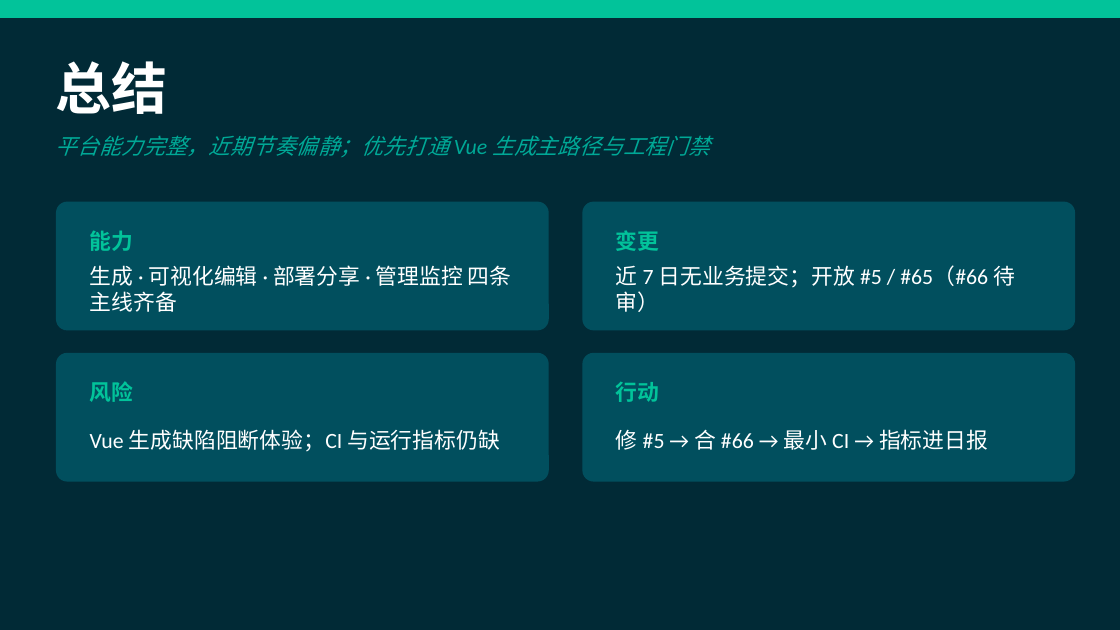
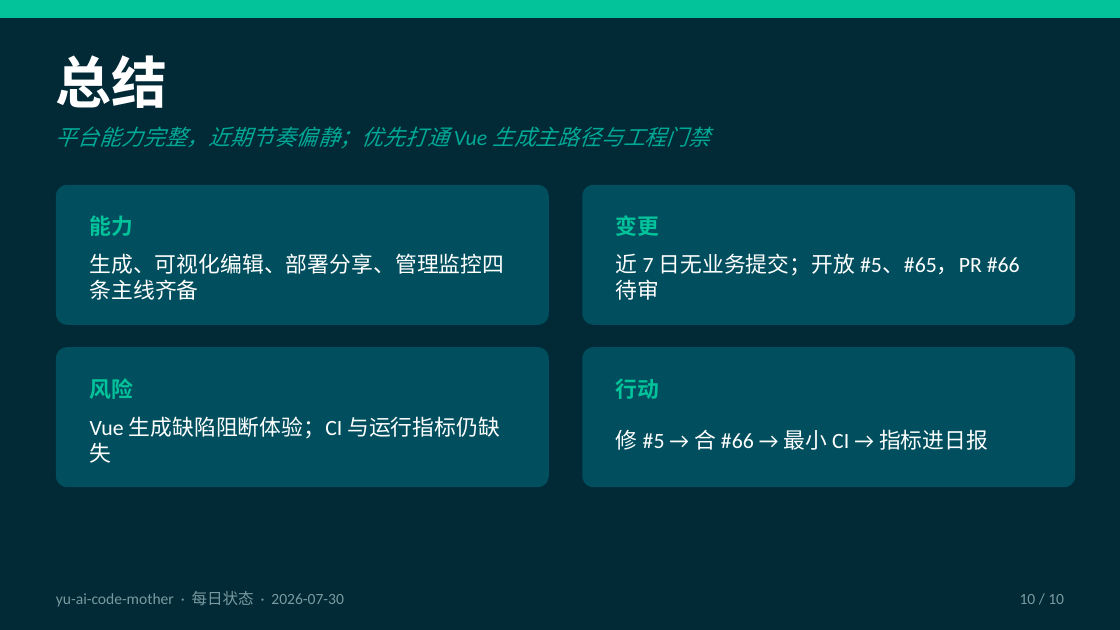
Before and after one commit to liyupi/yu-ai-code-mother, a slide deck: slide 10 of docs/reports/project-status-2026-07-30.pptx. Drawn at 1120x630 pixels with LibreOffice and Linux fonts; fonts in the diff are those of the drawing. Boxes give left, top, right and bottom in pixels: in the first picture for what was removed or moved away, otherwise in the second. Text is boxed around its words. In the diff, an @@ line names an element or a change of style, - is before the commit and + after.

```diff
--- a/docs/reports/project-status-2026-07-30.pptx
+++ b/docs/reports/project-status-2026-07-30.pptx
@@ text "总结": place and size @@
-text "总结" at [56,61,168,114]
+text "总结" at [56,55,168,108]
@@ text "平台能力完整，近期节奏偏静；优先打通 Vue 生成主路径与工程门禁": place and size @@
-text "平台能力完整，近期节奏偏静；优先打通 Vue 生成主路径与工程门禁" at [56,136,710,157]
+text "平台能力完整，近期节奏偏静；优先打通 Vue 生成主路径与工程门禁" at [56,127,710,148]
@@ rounded rectangle: place and size @@
-rounded rectangle at [56,202,549,330]
+rounded rectangle at [56,185,549,325]
@@ text "能力": place and size @@
-text "能力" at [90,230,134,251]
+text "能力" at [90,215,134,236]
@@ proportions changed in 4 elements at [56,347,549,487], [582,347,1075,487], [56,185,549,325], [582,185,1075,325] @@
@@ rounded rectangle: place and size @@
-rounded rectangle at [582,202,1075,330]
+rounded rectangle at [582,185,1075,325]
@@ text "变更": place and size @@
-text "变更" at [616,230,660,251]
+text "变更" at [616,215,660,236]
@@ text at [90,253,505,300]: text changed @@
-生成 · 可视化编辑 · 部署分享 · 管理监控 四条主线齐备
+生成、可视化编辑、部署分享、管理监控四条主线齐备
@@ text at [616,253,1020,300]: text changed @@
-近 7 日无业务提交；开放 #5 / #65（#66 待审）
+近 7 日无业务提交；开放 #5、#65，PR #66 待审
@@ rounded rectangle: place and size @@
-rounded rectangle at [56,353,549,482]
+rounded rectangle at [56,347,549,487]
@@ rounded rectangle: place and size @@
-rounded rectangle at [582,353,1075,482]
+rounded rectangle at [582,347,1075,487]
@@ text at [90,416,500,463]: text changed @@
-Vue 生成缺陷阻断体验；CI 与运行指标仍缺
+Vue 生成缺陷阻断体验；CI 与运行指标仍缺失
@@ text added at [56,591,343,607], 10 pt, text #7A9AA0 @@
+yu-ai-code-mother · 每日状态 · 2026-07-30
@@ text added at [1020,594,1064,604], 10 pt, text #7A9AA0 @@
+10 / 10
```
Also in this commit, not shown: 9 other slides changed.
